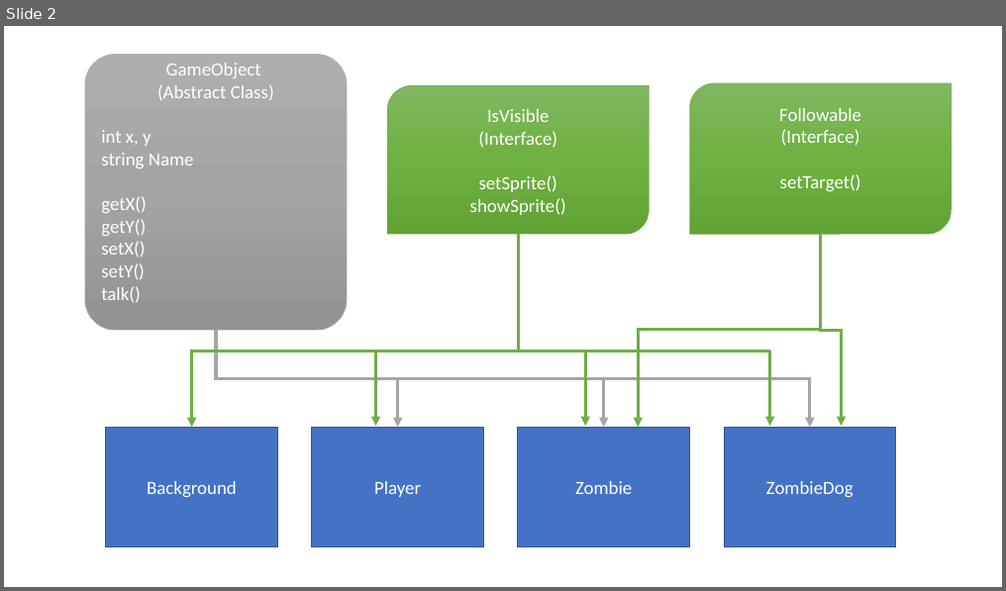
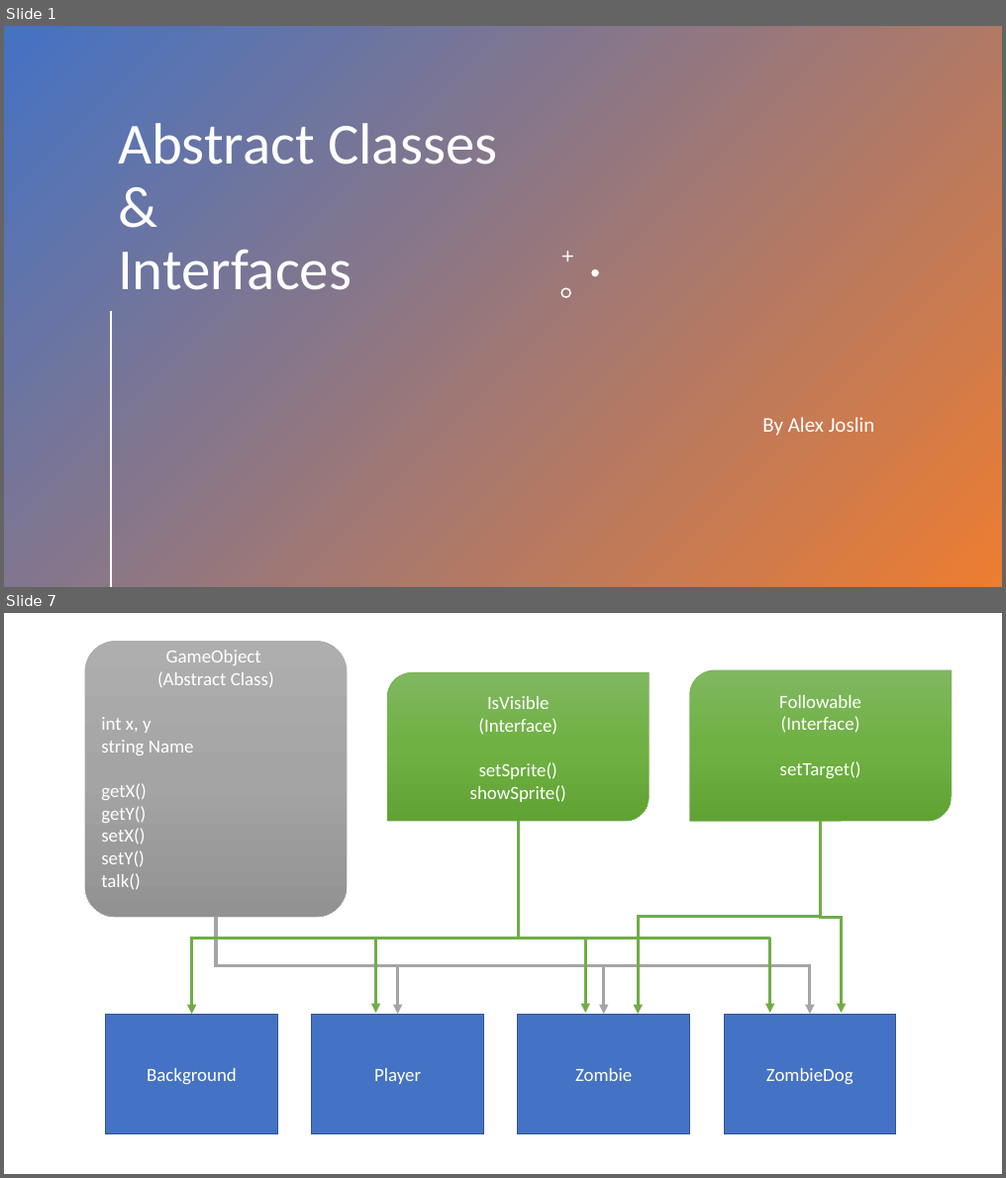
Before and after one commit to echoaj/TCS_PowerPoints, a slide deck: PowerPoints/Abstract Classes.pptx. Shown one above the other, each under a label of ours: slide 2 before the commit, slides 1 and 7 after it; the slides between them are not shown. The pictures are 1006x591 and 1006x1178 pixels, drawn with LibreOffice and Linux fonts; fonts in the diff are those of the drawing. Boxes give left, top, right and bottom in pixels: in the first picture for what was removed or moved away, otherwise in the second. Text is boxed around its words. In the diff, an @@ line names an element or a change of style, - is before the commit and + after.

```diff
--- a/PowerPoints/Abstract Classes.pptx
+++ b/PowerPoints/Abstract Classes.pptx
@@ slide 1 added at box(4, 26, 1002, 587), background #FFFFFF @@
@@ rectangle added at box(4, 26, 1002, 587), fill gradient #4472C4 to #ED7D31 @@
@@ title added at box(118, 123, 497, 290), 56 pt, text #FFFFFF @@
+Abstract Classes
+&
+Interfaces
@@ freeform shape added at box(562, 251, 573, 262), fill #FFFFFF @@
@@ freeform shape added at box(561, 288, 571, 298), fill #FFFFFF @@
@@ freeform shape added at box(592, 270, 599, 276), fill #FFFFFF @@
@@ line added from (110, 312) to (110, 586), #FFFFFF 2 pt @@
@@ subtitle added at box(762, 417, 875, 436), 20 pt, text #FFFFFF @@
+By Alex Joslin
@@ what was slide 2 is now slide 7 @@
```
Also in this commit, not shown: 5 other slides added, 1 slide removed, 1 other file.
